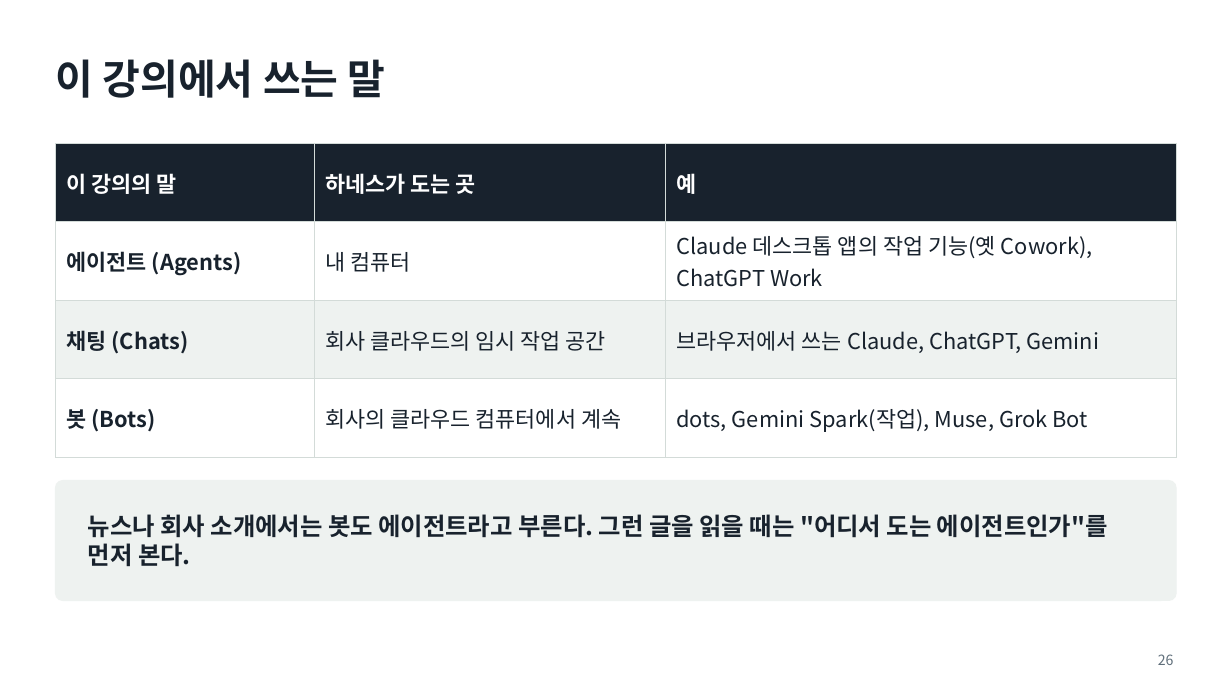
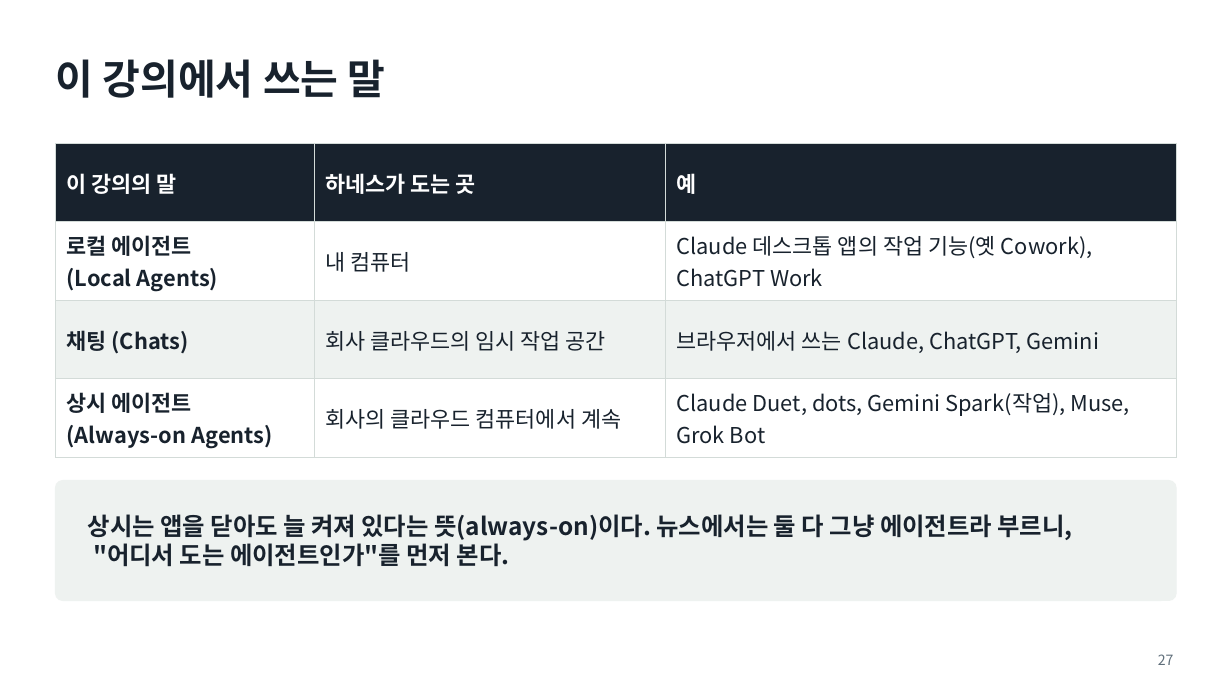
Before and after one commit to aplaxas/AI-Harness, a slide deck: slide 27 of courses/ai-for-work/1-week/decks/1주차-AI와-일하는-법.pptx (slide 26 before the commit). Drawn at 1232x693 pixels with LibreOffice and Linux fonts; fonts in the diff are those of the drawing. Boxes give left, top, right and bottom in pixels: in the first picture for what was removed or moved away, otherwise in the second. Text is boxed around its words. In the diff, an @@ line names an element or a change of style, - is before the commit and + after.

```diff
--- a/courses/ai-for-work/1-week/decks/1주차-AI와-일하는-법.pptx
+++ b/courses/ai-for-work/1-week/decks/1주차-AI와-일하는-법.pptx
@@ table at bbox=[55, 143, 1177, 457] @@
-row 2, column 1: 에이전트 (Agents)
+row 2, column 1: 로컬 에이전트 (Local Agents)
-row 4, column 1: 봇 (Bots)
+row 4, column 1: 상시 에이전트 (Always-on Agents)
-row 4, column 3: dots, Gemini Spark(작업), Muse, Grok Bot
+row 4, column 3: Claude Duet, dots, Gemini Spark(작업), Muse, Grok Bot
@@ text at bbox=[88, 514, 1072, 567]: text changed @@
-뉴스나 회사 소개에서는 봇도 에이전트라고 부른다. 그런 글을 읽을 때는 "어디서 도는 에이전트인가"를 먼저 본다.
+상시는 앱을 닫아도 늘 켜져 있다는 뜻(always-on)이다. 뉴스에서는 둘 다 그냥 에이전트라 부르니, "어디서 도는 에이전트인가"를 먼저 본다.
@@ page number at bbox=[1158, 654, 1174, 665]: text changed @@
-26
+27
```
Also in this commit, not shown: 22 other slides changed, 1 slide added, 15 other files.
